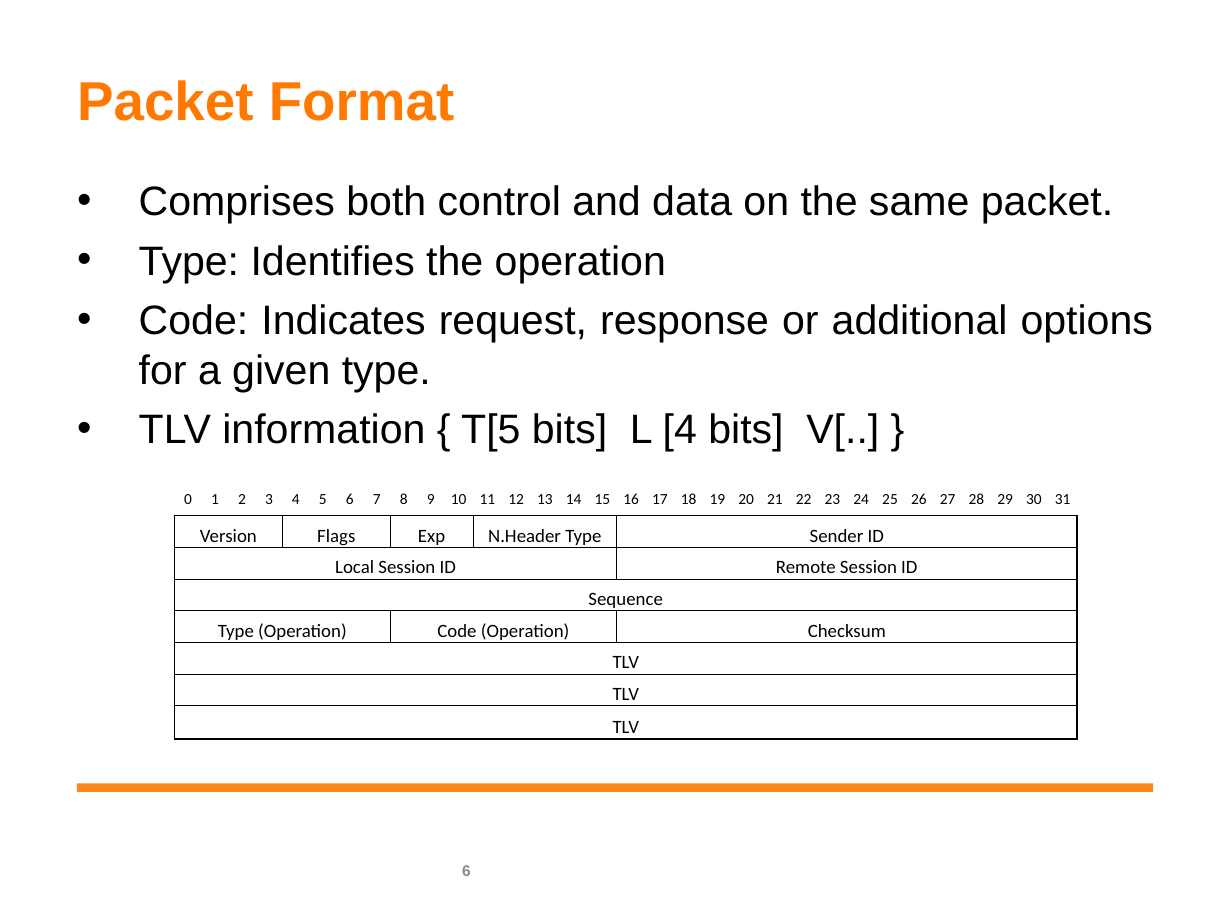
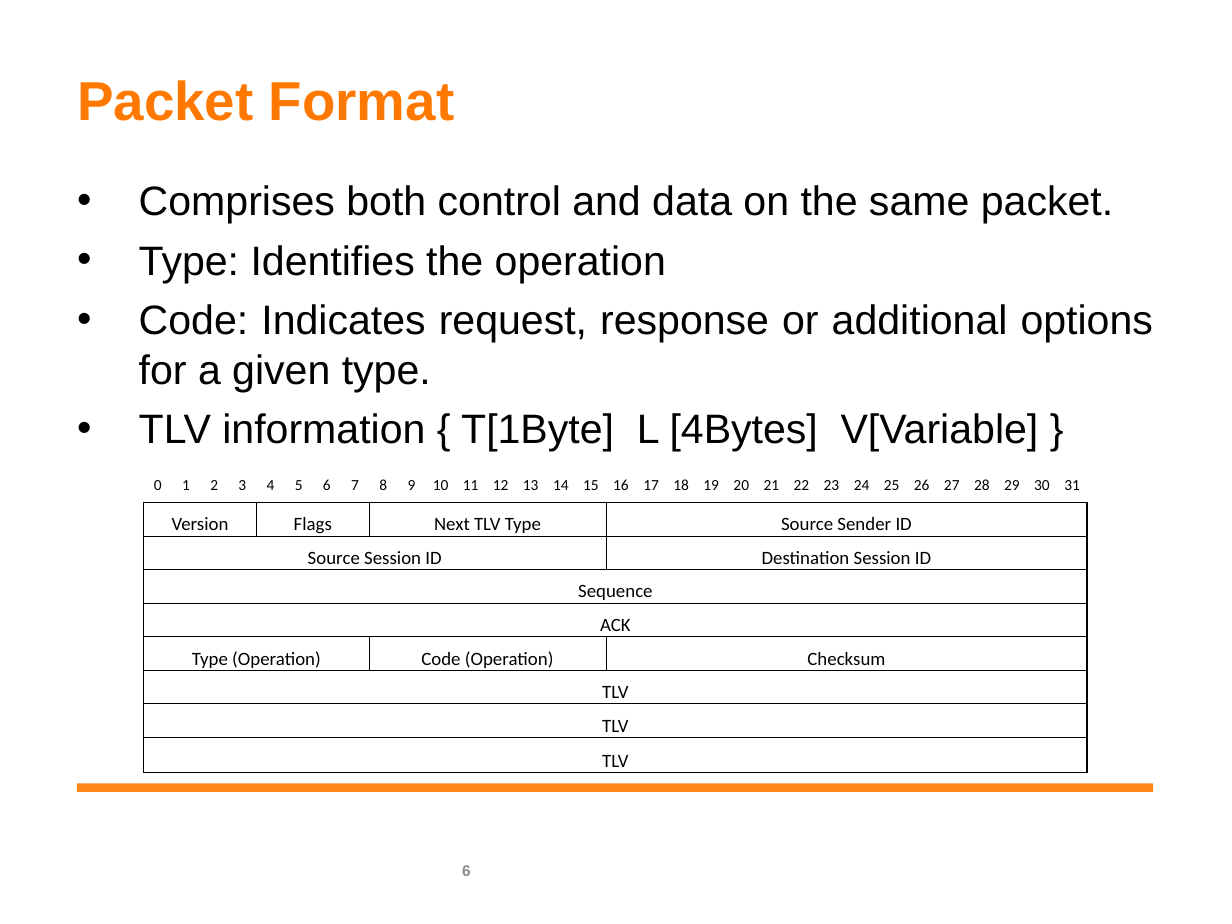
Before and after one commit to jaakkomoller/Ghost-Protocol, a slide deck: slide 6 of docs/Assignment_I_v2.0.pptx. Drawn at 1232x924 pixels with LibreOffice and Linux fonts; fonts in the diff are those of the drawing; background and template pictures are left out. Boxes give left, top, right and bottom in pixels: in the first picture for what was removed or moved away, otherwise in the second. Text is boxed around its words. In the diff, an @@ line names an element or a change of style, - is before the commit and + after.

Commit message:
New changes in FileSystem and PacketManager

```diff
--- a/docs/Assignment_I_v2.0.pptx
+++ b/docs/Assignment_I_v2.0.pptx
@@ text at (x1=139, y1=413, x2=1039, y2=451): text changed @@
-• TLV information { T[5 bits] L [4 bits] V[..] }
+• TLV information { T[1Byte] L [4Bytes] V[Variable] }
@@ table at (x1=144, y1=467, x2=1078, y2=772) @@
-row 2: Version |  |  |  | Flags |  |  |  | Exp |  |  | N.Header Type |  |  |  |  | Sender ID |  |  |  |  |  |  |  |  |  |  |  |  |  |  | 
+row 2: Version |  |  |  | Flags |  |  |  | Next TLV Type |  |  |  |  |  |  |  | Source Sender ID |  |  |  |  |  |  |  |  |  |  |  |  |  |  | 
-row 3, column 1: Local Session ID
+row 3, column 1: Source Session ID
-row 3, column 17: Remote Session ID
+row 3, column 17: Destination Session ID
+row 5: ACK |  |  |  |  |  |  |  |  |  |  |  |  |  |  |  |  |  |  |  |  |  |  |  |  |  |  |  |  |  |  | 
@@ table resized from (x1=175, y1=483, x2=1069, y2=743) to (x1=144, y1=467, x2=1078, y2=772) @@
```
Also in this commit, not shown: 4 other files.
